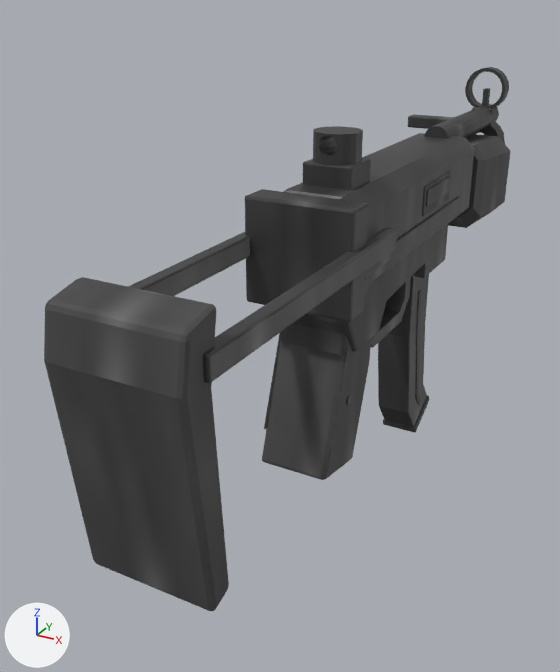
Renders of the glTF model tools/cs16/refined/mp5.glb from each side of a commit.
Both versions are drawn from a 50 mm lens placed at (0.335, -0.733, 0.322), pointed at (-0.101, 0.058, -0.074). Arrows for +X, +Y and +Z are at lower left; the lights stay in place. The first picture is the older version. Vertices at exactly the same position are counted once.

Script lines for the objects in view, before the commit:
```python
me_contoured_pistol_grip_068 = bpy.data.meshes.new('Contoured pistol grip.068')
me_contoured_pistol_grip_068.from_pydata(...)  # 1849 vertices, 3594 faces; spans x -0.067..0.067, y -0.37..0.631, z -0.169..0.217
# faces by material slot: [886, 2464, 244]
me_contoured_pistol_grip_068.materials.append(mat_cs16_stippled_polymer_018)  # picture img_afps_metal_donor
me_contoured_pistol_grip_068.materials.append(mat_cs16_parkerized_steel_018)  # picture img_afps_metal_donor
me_contoured_pistol_grip_068.materials.append(mat_cs16_machined_steel_018)  # picture img_afps_metal_donor
me_mp5_curved_9mm_magazine_012 = bpy.data.meshes.new('MP5 curved 9mm magazine.012')
me_mp5_curved_9mm_magazine_012.from_pydata(...)  # 176 vertices, 336 faces; spans x -0.026..0.026, y 0.195..0.309, z -0.28..0.035
# faces by material slot: [172, 164]
me_mp5_curved_9mm_magazine_012.materials.append(mat_cs16_parkerized_steel_018)  # picture img_afps_metal_donor
me_mp5_curved_9mm_magazine_012.materials.append(mat_cs16_stippled_polymer_018)  # picture img_afps_metal_donor
ob_mp5_body = bpy.data.objects.new('mp5_Body', me_contoured_pistol_grip_068)
ob_mp5_body.location = (0.0, 0.0, 0.0)
ob_mp5_magazine = bpy.data.objects.new('mp5_Magazine', me_mp5_curved_9mm_magazine_012)
ob_mp5_magazine.location = (0.0, 0.0, 0.0)
```
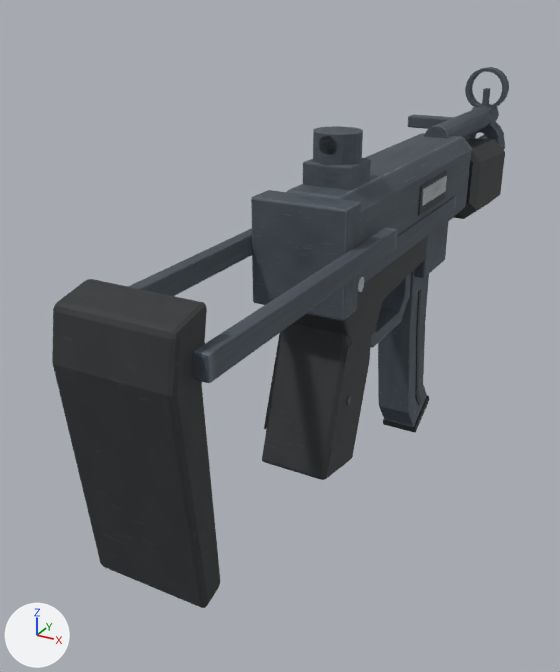
The change, as a list of edits to the scene's bpy script:
```text
Add mat_cs16_parkerized_steel_002:
    mat_cs16_parkerized_steel_002 = principled_material('CS16 Parkerized steel.002')
    mat_cs16_parkerized_steel_002.texture = img_cs16_finish_painted
    mat_cs16_parkerized_steel_002.metallic = 0.3
    mat_cs16_parkerized_steel_002.roughness = 0.72
Add mat_cs16_machined_steel_002:
    mat_cs16_machined_steel_002 = principled_material('CS16 Machined steel.002')
    mat_cs16_machined_steel_002.texture = img_cs16_finish_painted
    mat_cs16_machined_steel_002.metallic = 0.3
    mat_cs16_machined_steel_002.roughness = 0.48
Change me_contoured_pistol_grip_068:
    where me_contoured_pistol_grip_068.from_pydata(...)  # 1849 vertices, 3594 faces; spans x -0.067..0.067, y -0.37..0.631, z -0.169..0.217
    me_contoured_pistol_grip_068 part 1: the loose piece of 98 vertices spanning x -0.045..0.045, y -0.063..0.19, z -0.029..0.061 is scaled about its middle by (0.9, 1, 1)
    me_contoured_pistol_grip_068 part 2: the loose piece of 55 vertices spanning x 0.047..0.051, y 0.135..0.233, z 0.082..0.118 is moved by (-0.005, 0.0, 0.0)
    me_contoured_pistol_grip_068 part 3: the loose piece of 68 vertices spanning x -0.062..0.062, y -0.37..-0.319, z -0.124..0.13 is scaled about its middle by (0.87, 1, 1)
    me_contoured_pistol_grip_068 part 4: the loose piece of 32 vertices spanning x -0.058..0.058, y 0.366..0.56, z -0.003..0.126 is scaled about its middle by (0.86, 1, 0.84), then moved by (0.0, 0.0, 0.004)
    me_contoured_pistol_grip_068 part 5: the loose piece of 32 vertices spanning x -0.049..0.049, y -0.075..0.383, z 0.03..0.144 is scaled about its middle by (0.9, 1, 1)
    me_contoured_pistol_grip_068 part 6: the loose piece of 56 vertices spanning x 0.047..0.052, y -0.049..0.281, z 0.058..0.075 is moved by (-0.005, 0.0, 0.0)
    me_contoured_pistol_grip_068 part 7: the loose piece of 56 vertices spanning x -0.06..0.06, y -0.09..-0.056, z 0.03..0.142 is scaled about its middle by (0.87, 1, 1)
    me_contoured_pistol_grip_068 part 8: the loose piece of 22 vertices spanning x 0.047..0.056, y -0.053..-0.037, z 0.046..0.062 is moved by (-0.005, 0.0, 0.0)
    me_contoured_pistol_grip_068 part 9: all 886 faces that had it switch from mat_cs16_stippled_polymer_018 (picture img_afps_metal_donor) to mat_cs16_stippled_polymer_002 (picture img_cs16_finish_painted)
    me_contoured_pistol_grip_068 part 10: all 2464 faces that had it switch from mat_cs16_parkerized_steel_018 (picture img_afps_metal_donor) to mat_cs16_parkerized_steel_002 (picture img_cs16_finish_painted)
    me_contoured_pistol_grip_068 part 11: all 244 faces that had it switch from mat_cs16_machined_steel_018 (picture img_afps_metal_donor) to mat_cs16_machined_steel_002 (picture img_cs16_finish_painted)
    me_contoured_pistol_grip_068 part 12: texture (UV) coordinates of 3594 of 3594 faces, centred in x -0.067..0.067, y -0.368..0.631, z -0.169..0.216, changed; they spanned u 0.74..0.79, v 0.08..0.1 and now span u 0.01..0.49, v 0.03..0.97
Change me_mp5_curved_9mm_magazine_012:
    where me_mp5_curved_9mm_magazine_012.from_pydata(...)  # 176 vertices, 336 faces; spans x -0.026..0.026, y 0.195..0.309, z -0.28..0.035
    remove me_mp5_curved_9mm_magazine_012.materials.append(mat_cs16_stippled_polymer_018)  # picture img_afps_metal_donor
    me_mp5_curved_9mm_magazine_012 part 13: all 172 faces that had it switch from mat_cs16_parkerized_steel_018 (picture img_afps_metal_donor) to mat_cs16_parkerized_steel_002 (picture img_cs16_finish_painted)
    me_mp5_curved_9mm_magazine_012 part 14: texture (UV) coordinates of 336 of 336 faces, centred in x -0.026..0.026, y 0.195..0.309, z -0.28..0.035, changed; they spanned u 0.74..0.75, v 0.08..0.1 and now span u 0.01..0.49, v 0.03..0.47
    add me_mp5_curved_9mm_magazine_012.materials.append(mat_cs16_stippled_polymer_002)  # picture img_cs16_finish_painted
```

Where the change shows, as pixel boxes (x1, y1, x2, y2) in the pictures (560 x 672 px; the box of a moved part takes in the faces that stretch with it):
'mp5_Body', recoloured, reshaped, surface changed: before (44, 67, 510, 611); after (52, 67, 509, 608)
'mp5_Magazine', recoloured, surface changed: (378, 274, 430, 433) in both
part 1 of me_contoured_pistol_grip_068, moved or reshaped: before (293, 237, 431, 352); after (293, 236, 427, 344)
part 2 of me_contoured_pistol_grip_068, moved or reshaped: before (422, 171, 451, 216); after (418, 171, 447, 216)
part 3 of me_contoured_pistol_grip_068, moved or reshaped: before (44, 277, 229, 611); after (52, 279, 220, 608)
part 4 of me_contoured_pistol_grip_068, moved or reshaped: before (448, 134, 510, 228); after (454, 137, 505, 219)
part 5 of me_contoured_pistol_grip_068, moved or reshaped: before (284, 133, 474, 283); after (287, 133, 472, 283)
part 6 of me_contoured_pistol_grip_068, moved or reshaped: before (365, 197, 460, 278); after (358, 196, 456, 277)
part 7 of me_contoured_pistol_grip_068, moved or reshaped: before (245, 189, 369, 322); after (251, 190, 361, 320)
part 8 of me_contoured_pistol_grip_068, moved or reshaped: before (365, 278, 369, 293); after (358, 277, 364, 292)
part 9 of me_contoured_pistol_grip_068, recoloured: before (44, 134, 510, 611); after (52, 137, 505, 608)
part 10 of me_contoured_pistol_grip_068, recoloured: (128, 67, 508, 402) in both
part 11 of me_contoured_pistol_grip_068, recoloured: before (365, 278, 369, 293); after (358, 277, 364, 292)
part 12 of me_contoured_pistol_grip_068, surface changed: before (44, 67, 510, 611); after (52, 67, 508, 608)
part 13 of me_mp5_curved_9mm_magazine_012, recoloured: (378, 274, 427, 427) in both
part 14 of me_mp5_curved_9mm_magazine_012, surface changed: (378, 274, 430, 433) in both
